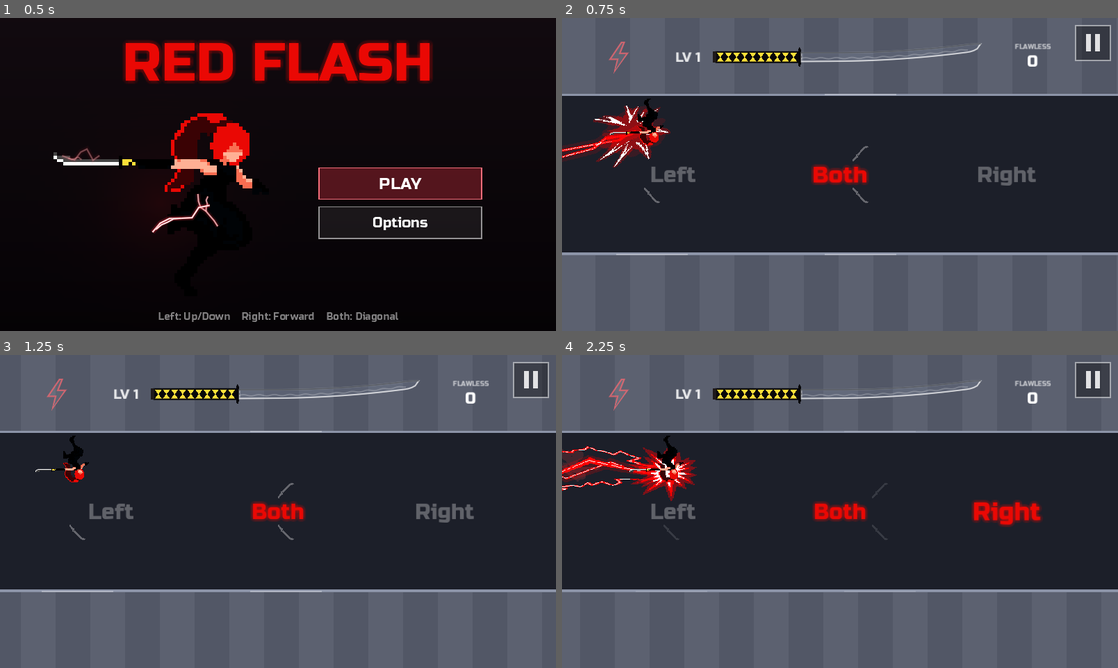
Above: before the commit, frames 1-4 (two rows, left to right).
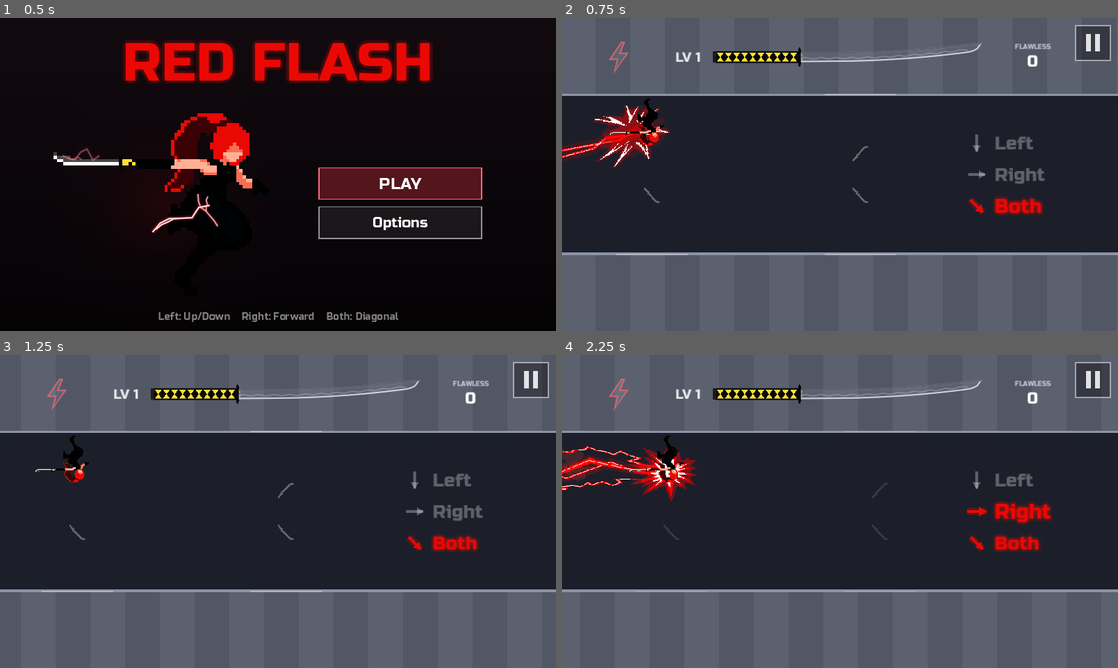
Above: after the commit, the same moments.

Repository: fredsbreads/game-off
Game: Godot game, scene res://scenes/main.tscn
Two runs of this game, one before a commit and one after it. Both use one fixed random seed, a clock stepped at 60 frames per second and the inputs below. Sound files missing from this copy of the repository are replaced by a short silence.
Inputs (mouse positions are in pixels of both pictures, inside the frame that each line leads up to):
- Up to frame 1 (0.5 s): no input
- Up to frame 2 (0.75 s): tap Enter at 0.5 s; move the mouse to (962, 158) at 0.52 s; hold Right from 0.53 s (still down); hold J (tp_vertical) from 0.53 s (still down); click (962, 158) at 0.67 s
- Up to frame 3 (1.25 s): keep holding Right; keep holding J (tp_vertical); tap Space at 0.77 s
- Up to frame 4 (2.25 s): move the mouse to (728, 527) at 1.27 s; release Right at 1.28 s; release J (tp_vertical) at 1.28 s; hold Down 1.28-2.03 s; tap Shift at 1.35 s; tap Space at 1.52 s; move the mouse to (895, 442) at 2.02 s; hold Right from 2.03 s (still down); tap Enter at 2.1 s

Frame 1 is identical in both runs. In frame 2, 1.9% of the frame differs, in the area x 16-87%, y 37-64%; in frame 3, 1.8%; in frame 4, 2.3%, in the area x 16-89%, y 37-63%.

Commit message:
Tutorial: once per session; prompts stacked on the right with arrows
The first Play of each visit shows it (not saved: leaving and coming back
shows it again). 'Tap Left', 'Tap Right', 'Tap Both' are stacked on the
right side of the screen, each with an arrow to its left showing where
that move takes her from where she is: up or down, forward, up-right or
down-right.

Diff:
--- a/scripts/hud.gd
+++ b/scripts/hud.gd
@@ -93,13 +93,16 @@
 # The level bar (a katana), the power-up bolt and the flawless streak,
 # centred above the ceiling row (scripts/top_bar.gd).
 var _top: TopBar
-# The first-time tutorial: "Tap Left", "Tap Both", "Tap Right" across the
-# middle, dull until she does that move (then her red, with a pop); when all
-# three are done they flicker and fizzle out.
+# The tutorial: "Tap Left", "Tap Right", "Tap Both" stacked on the right of
+# the screen, each with an arrow to its left showing where that move takes
+# her from where she is (up or down; forward; up-right or down-right). Dull
+# until she does that move (then her red, with a pop); when all three are
+# done they flicker and fizzle out.
 var _tut: Control
 var _tut_lit := {}        # key -> seconds since it lit
 var _tut_fizzle := -1.0   # seconds since all three were done (-1: not yet)
 var _tut_rng := RandomNumberGenerator.new()
+var tutorial_on_floor := true   # (main.gd: she's on the floor: Tap Left goes up)
 const TUT_FIZZLE_TIME := 0.8
 
 const PAUSE_BUTTON_SIZE := 64.0
@@ -761,7 +764,8 @@
 
 # --- the first-time tutorial --------------------------------------------------
 
-func show_tutorial() -> void:
+func show_tutorial(on_floor: bool) -> void:
+	tutorial_on_floor = on_floor
 	_tut_lit.clear()
 	_tut_fizzle = -1.0
 	_tut_rng.randomize()
@@ -781,37 +785,61 @@
 	var v := c.size
 	var font := ThemeDB.fallback_font
 	var touch := is_touch()
+	var up := tutorial_on_floor
 	var prompts := [
-		["left", "Tap Left" if touch else "Left", 0.2],
-		["both", "Tap Both" if touch else "Both", 0.5],
-		["right", "Tap Right" if touch else "Right", 0.8],
+		["left", "Tap Left" if touch else "Left", Vector2(0, -1) if up else Vector2(0, 1)],
+		["right", "Tap Right" if touch else "Right", Vector2(1, 0)],
+		["both", "Tap Both" if touch else "Both", (Vector2(1, -1) if up else Vector2(1, 1)).normalized()],
 	]
-	var y := v.y * 0.5
+	const SIZE := 34
+	const LINE := 58.0
+	const ARROW := 30.0   # the arrow's box (it's drawn in this square, left of the words)
+	const GAP := 18.0
+	var widest := 0.0
+	for p in prompts:
+		widest = maxf(widest, font.get_string_size(p[1], HORIZONTAL_ALIGNMENT_LEFT, -1, SIZE).x)
+	# The block, centred on the right side (where "Tap Right" was), its lines centred on the middle.
+	var left := v.x * 0.8 - (ARROW + GAP + widest) / 2.0
+	var top := v.y * 0.5 - LINE
 	var fade := 1.0
+	var drift := 0.0
 	if _tut_fizzle >= 0.0:
 		var k := clampf(_tut_fizzle / TUT_FIZZLE_TIME, 0.0, 1.0)
 		fade = (1.0 - k) * (0.55 + 0.45 * _tut_rng.randf())   # flickering out
-	for p in prompts:
+		drift = 30.0 * _tut_fizzle   # drifting up
+	for i in prompts.size():
+		var p: Array = prompts[i]
 		var key: String = p[0]
 		var text: String = p[1]
+		var dir: Vector2 = p[2]
 		var lit := _tut_lit.has(key)
 		var t: float = _tut_lit.get(key, 0.0)
-		var size := 40 + int(14.0 * maxf(0.0, 1.0 - t / 0.25)) if lit else 40   # a pop as it lights
-		var w := font.get_string_size(text, HORIZONTAL_ALIGNMENT_LEFT, -1, size).x
-		var pos := Vector2(v.x * float(p[2]) - w / 2.0, y + size * 0.35)
-		if _tut_fizzle >= 0.0:
-			pos.y -= 30.0 * _tut_fizzle   # drifting up as they fizzle
+		var pop := 1.0 + 0.3 * maxf(0.0, 1.0 - t / 0.25) if lit else 1.0   # a pop as it lights
+		var size := int(SIZE * pop)
+		var cy := top + i * LINE - drift
+		var col := Color(MainMenu.TITLE_TEXT_RED, fade) if lit else Color(1, 1, 1, 0.3 * fade)
+		# The arrow.
+		var centre := Vector2(left + ARROW / 2.0, cy)
+		var half := dir * ARROW * 0.5 * pop
+		var a := centre - half
+		var b := centre + half
+		var w := 4.0
 		if lit:
-			var red: Color = MainMenu.TITLE_TEXT_RED
-			for i in 12:   # a glow, as the title's
-				c.draw_string(font, pos + Vector2.RIGHT.rotated(i * TAU / 12.0) * 5.0, text, HORIZONTAL_ALIGNMENT_LEFT, -1, size, Color(red, 0.08 * fade))
-			c.draw_string(font, pos, text, HORIZONTAL_ALIGNMENT_LEFT, -1, size, Color(red, fade))
-			if _tut_fizzle >= 0.0:   # sparks off it as it goes
-				for i in 3:
-					var a := pos + Vector2(_tut_rng.randf() * w, -_tut_rng.randf() * size)
-					var pts := PackedVector2Array([a])
-					for j in 3:
-						pts.append(pts[-1] + Vector2(_tut_rng.randf_range(-10, 10), _tut_rng.randf_range(-14, -4)))
-					c.draw_polyline(pts, Color(1, 0.4, 0.4, fade), 2.0)
-		else:
-			c.draw_string(font, pos, text, HORIZONTAL_ALIGNMENT_LEFT, -1, size, Color(1, 1, 1, 0.3 * fade))
+			c.draw_line(a, b, Color(col, 0.25 * fade), w * 3.0, true)   # a glow
+		c.draw_line(a, b, col, w, true)
+		var head := 11.0 * pop
+		c.draw_colored_polygon(PackedVector2Array([b + dir * 2.0, b - dir * head + dir.orthogonal() * head * 0.7, b - dir * head - dir.orthogonal() * head * 0.7]), col)
+		# The words.
+		var pos := Vector2(left + ARROW + GAP, cy + size * 0.35)
+		if lit:
+			for j in 12:   # a glow, as the title's
+				c.draw_string(font, pos + Vector2.RIGHT.rotated(j * TAU / 12.0) * 5.0, text, HORIZONTAL_ALIGNMENT_LEFT, -1, size, Color(MainMenu.TITLE_TEXT_RED, 0.08 * fade))
+		c.draw_string(font, pos, text, HORIZONTAL_ALIGNMENT_LEFT, -1, size, col)
+		if lit and _tut_fizzle >= 0.0:   # sparks off it as it goes
+			var tw := font.get_string_size(text, HORIZONTAL_ALIGNMENT_LEFT, -1, size).x
+			for n in 3:
+				var s0 := pos + Vector2(_tut_rng.randf() * tw, -_tut_rng.randf() * size)
+				var pts := PackedVector2Array([s0])
+				for m in 3:
+					pts.append(pts[-1] + Vector2(_tut_rng.randf_range(-10, 10), _tut_rng.randf_range(-14, -4)))
+				c.draw_polyline(pts, Color(1, 0.4, 0.4, fade), 2.0)
--- a/scripts/main.gd
+++ b/scripts/main.gd
@@ -20,11 +20,12 @@
 ## The start level picked on the title screen: kept through this visit (back
 ## to the title screen, retries) but not saved, so the game always opens on 1.
 static var _session_start_level := 1
-## The first-time tutorial (see _start_tutorial): no enemies until she has
+## The tutorial (see _start_tutorial), once per session: no enemies until she has
 ## done each move once (Tap Left, Tap Right, Tap Both); then the first enemy
 ## comes in as at the start of a run (Level.RUNWAY_TILES ahead of her).
 var _tutorial := false
 var _tutorial_moves := {}
+static var _tutorial_seen := false   # done this session (not saved: a new visit shows it again)
 var _run_start_level := 1
 # Every kill gets a short hit freeze (invert flash).
 const KILL_HIT := 0.06
@@ -394,18 +395,17 @@
 	_start_music()
 	hud.hide_message()
 	hud.set_pause_button_visible(true)
-	if not debug and not bool(_load_progress("tutorial_done", false)):
+	if not debug and not _tutorial_seen:
 		_start_tutorial()
 
 
-## First time only (nothing in the save says it's been done, so players from
-## before it existed see it once too): no enemies, and the three moves to try.
+## The first Play of each session: no enemies, and the three moves to try.
 func _start_tutorial() -> void:
 	_tutorial = true
 	_tutorial_moves.clear()
 	level.spawn_hold = true
 	level.rebuild_ahead(player.x - 1.0)   # (the enemies already laid go)
-	hud.show_tutorial()
+	hud.show_tutorial(player.row == Rules.Row.FLOOR)
 
 
 ## A move she made during the tutorial: its prompt lights up; all three done ends it.
@@ -418,23 +418,13 @@
 	if _tutorial_moves.size() < 3:
 		return
 	_tutorial = false
-	var cfg := ConfigFile.new()
-	cfg.load(SAVE_PATH)
-	cfg.set_value("progress", "tutorial_done", true)
-	cfg.save(SAVE_PATH)
+	_tutorial_seen = true
 	hud.finish_tutorial()   # the prompts fizzle out
 	# The game starts: the first enemy a little past the right edge.
 	level.spawn_hold = false
 	# (From her, not the camera: right after a teleport it hasn't caught up.)
 	level.push_cursor(player.x + Level.RUNWAY_TILES)   # (the same run-up as the start of a run)
 	level.ensure_generated(player.x)
-
-
-func _load_progress(key: String, default: Variant) -> Variant:
-	var cfg := ConfigFile.new()
-	if cfg.load(SAVE_PATH) != OK:
-		return default
-	return cfg.get_value("progress", key, default)
 
 
 # --- input ---------------------------------------------------------------
@@ -1032,6 +1022,7 @@
 	player.x = to_x
 	player.row = to_row
 	if _tutorial:
+		hud.tutorial_on_floor = player.row == Rules.Row.FLOOR   # (its arrows point where each move would take her now)
 		_tutorial_move(move)
 	# A combo never runs a frame, so build the level ahead here too (otherwise
 	# a long chain outruns it and the next enemies pop in when it ends).
